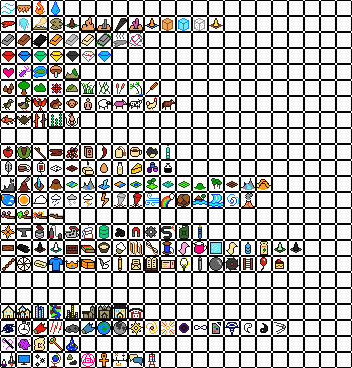
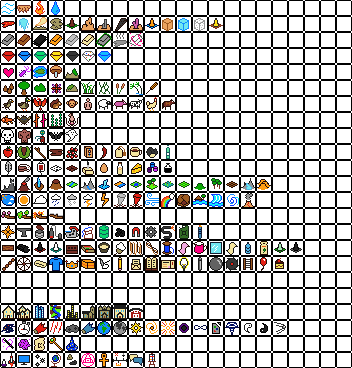
Revision of a layered 352×368 image; what changed, layer by layer:
painted on "Elements" over [1, 129, 78, 143]
